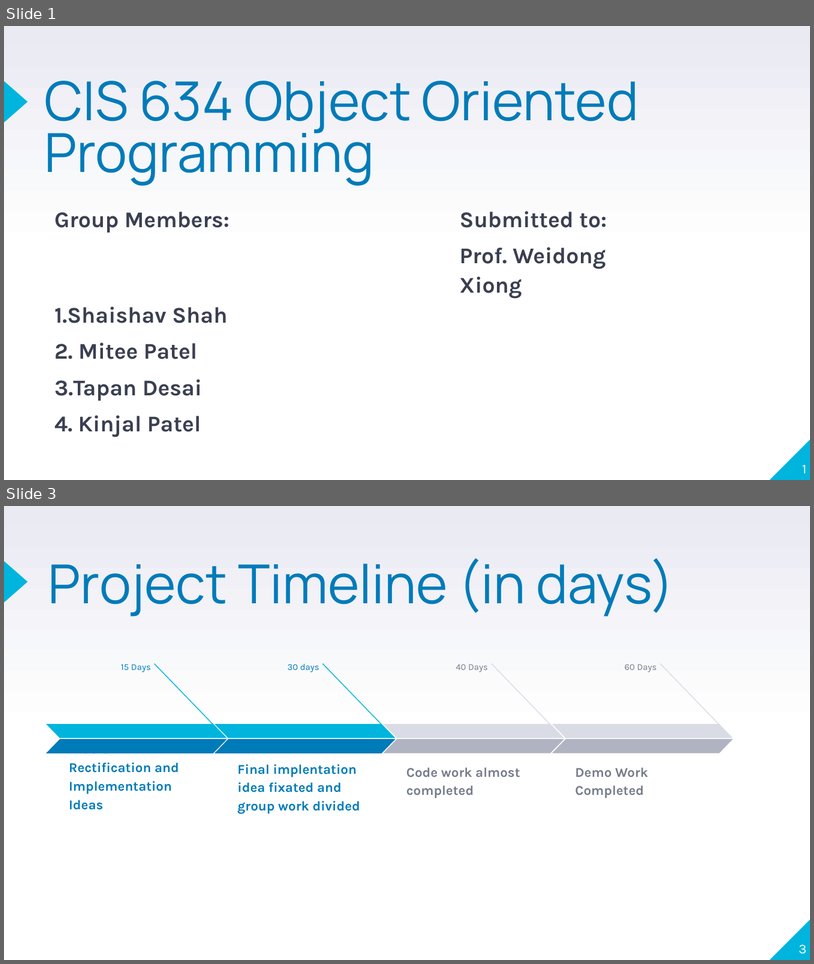
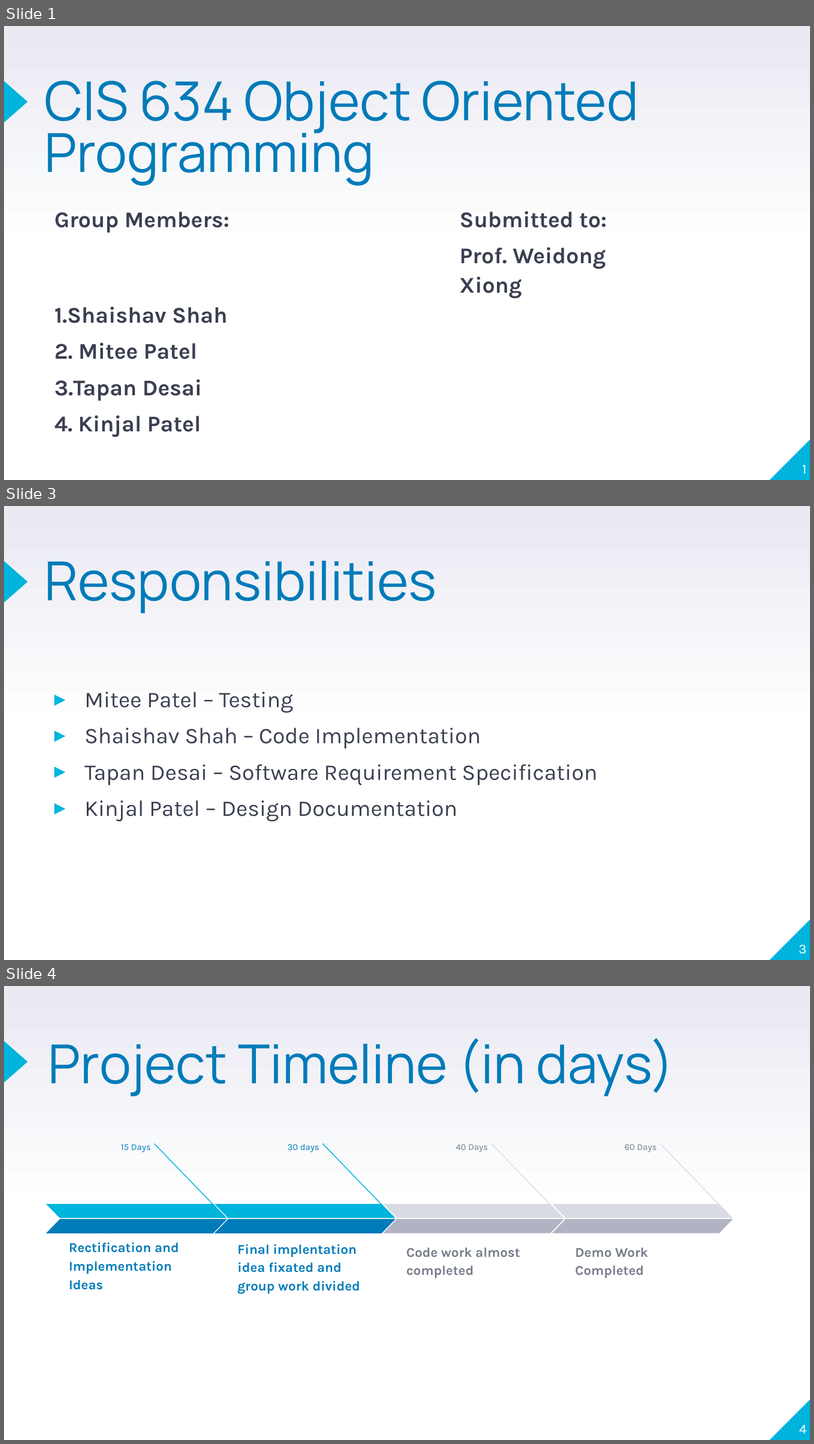
Before and after one commit to mitee163/CIS634_FinalProject_TSM, a slide deck: Documentation/Presentation.pptx. Shown one above the other, each under a label of ours: slides 1 and 3 before the commit, slides 1, 3 and 4 after it; the slides between them are not shown. The pictures are 814x964 and 814x1444 pixels, drawn with LibreOffice and Linux fonts; fonts in the diff are those of the drawing. Boxes give left, top, right and bottom in pixels: in the first picture for what was removed or moved away, otherwise in the second. Text is boxed around its words. In the diff, an @@ line names an element or a change of style, - is before the commit and + after.

Commit message:
Final Documentation
The documents are completed. Please go through the documents and then I will submit it to the Main Directory.

```diff
--- a/Documentation/Presentation.pptx
+++ b/Documentation/Presentation.pptx
@@ slide 3 added at bbox=[4, 506, 810, 960], background gradient #FFFFFF to #E9EAF2; not listed: 2 template elements that a slide beside it also shows @@
@@ title added at bbox=[44, 561, 437, 613], 48 pt, text #007BB9 @@
+Responsibilities
@@ text added at bbox=[84, 691, 598, 821], 20 pt, text #3A3F50 @@
+▸ Mitee Patel – Testing
+▸ Shaishav Shah – Code Implementation
+▸ Tapan Desai – Software Requirement Specification
+▸ Kinjal Patel – Design Documentation
@@ page number added at bbox=[799, 944, 807, 954], 12 pt, text #FFFFFF @@
+3
@@ what was slide 3 is now slide 4 @@
@@ page number at bbox=[800, 1424, 807, 1433]: text changed @@
-3
+4
```
Also in this commit, not shown: 1 slide changed, 6 other slides added, 3 other files.
